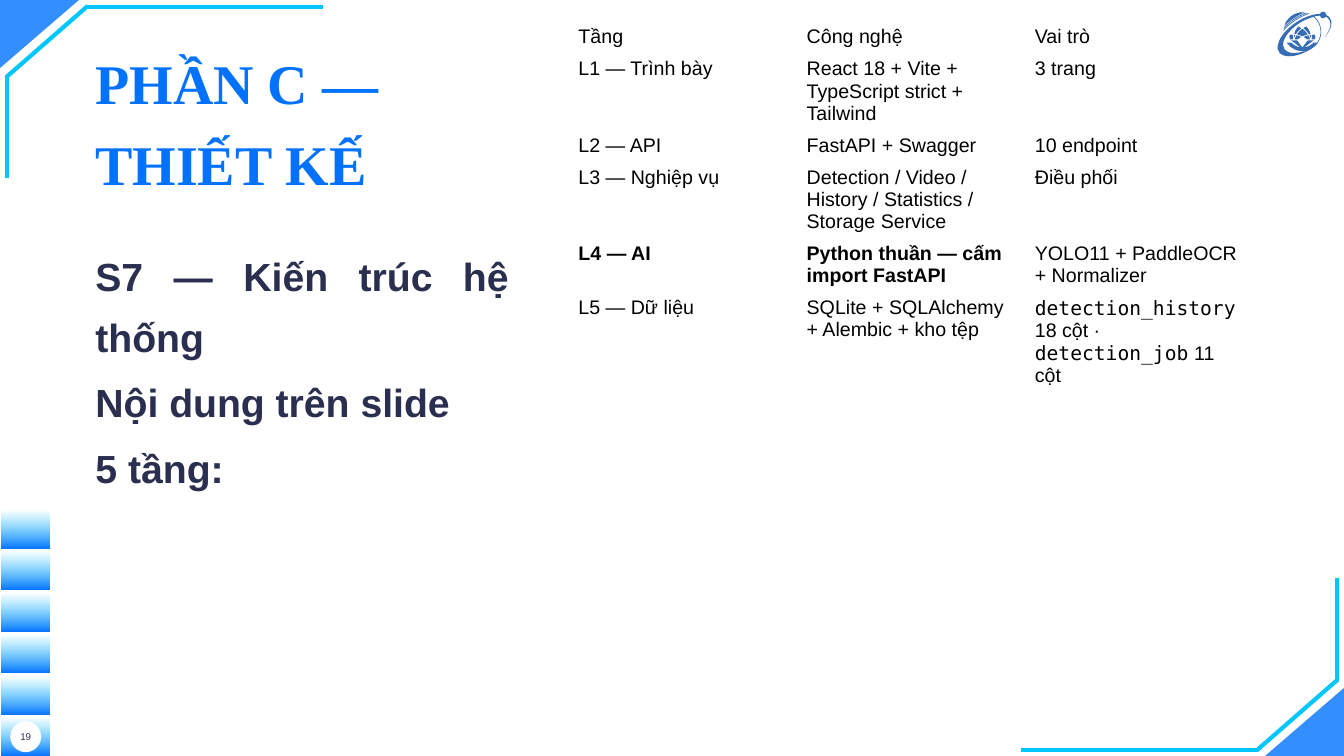
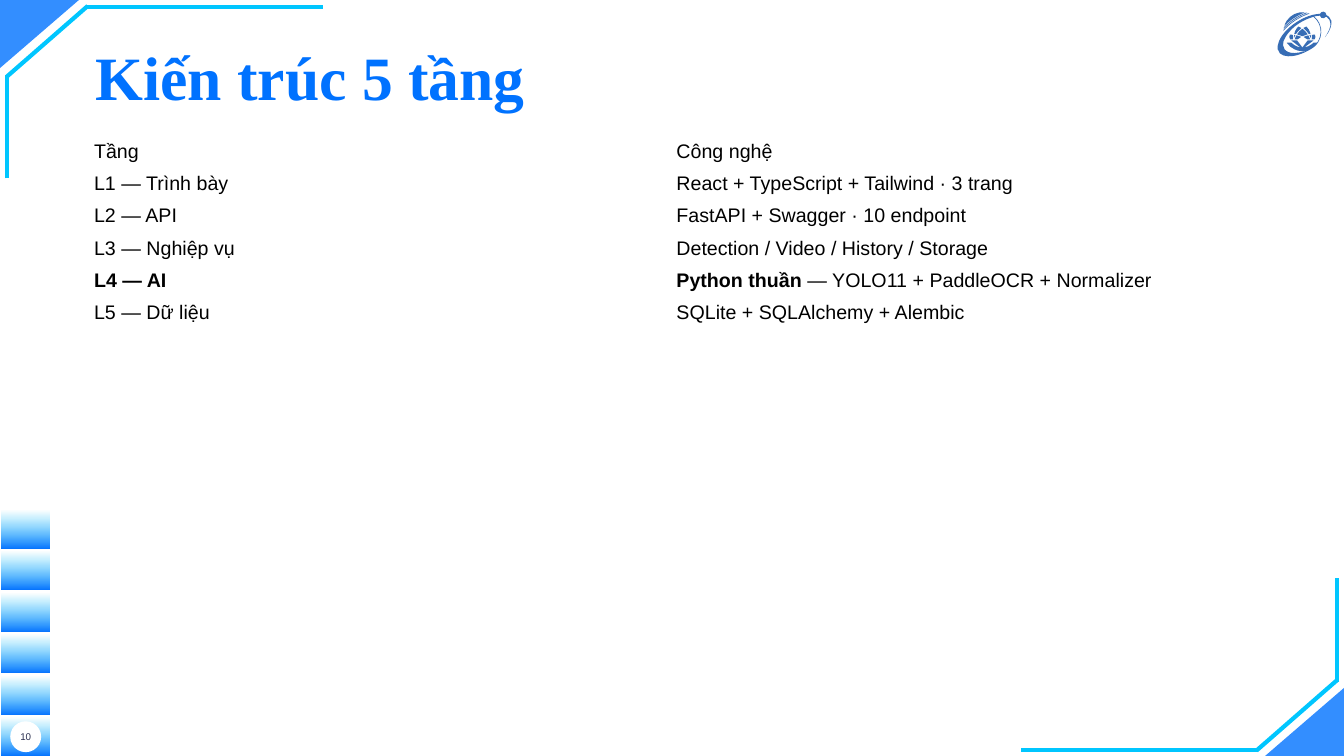
Before and after one commit to hieunguyen2604/alpr-do-an-mon-hoc, a slide deck: slide 10 of docs/slides/slides.pptx (slide 19 before the commit). Drawn at 1344x756 pixels with LibreOffice and Linux fonts; fonts in the diff are those of the drawing; background and template pictures are left out. Boxes give left, top, right and bottom in pixels: in the first picture for what was removed or moved away, otherwise in the second. Text is boxed around its words. In the diff, an @@ line names an element or a change of style, - is before the commit and + after.

```diff
--- a/docs/slides/slides.pptx
+++ b/docs/slides/slides.pptx
@@ title added at [95,55,524,111], 44 pt, text #0072FF, bold @@
+Kiến trúc 5 tầng
@@ title removed at [95,61,367,185] @@
-PHẦN C — THIẾT KẾ
@@ table at [84,136,1249,681] @@
-column 2: Công nghệ | React 18 + Vite + TypeScript strict + Tailwind | FastAPI + Swagger | Detection / Video / History / Statistics / Storage Service | Python thuần — cấm import FastAPI | SQLite + SQLAlchemy + Alembic + kho tệp
-column 3: Vai trò | 3 trang | 10 endpoint | Điều phối | YOLO11 + PaddleOCR + Normalizer | detection_history 18 cột · detection_job 11 cột
+column 2: Công nghệ | React + TypeScript + Tailwind · 3 trang | FastAPI + Swagger · 10 endpoint | Detection / Video / History / Storage | Python thuần — YOLO11 + PaddleOCR + Normalizer | SQLite + SQLAlchemy + Alembic
@@ table: place and size @@
-table at [569,21,1252,680]
+table at [84,136,1249,681]
@@ text removed at [95,261,509,491] @@
-S7 — Kiến trúc hệ thống
-Nội dung trên slide
-5 tầng:
```
Also in this commit, not shown: 18 other slides changed, 9 slides added, 32 slides removed, 5 other files.
